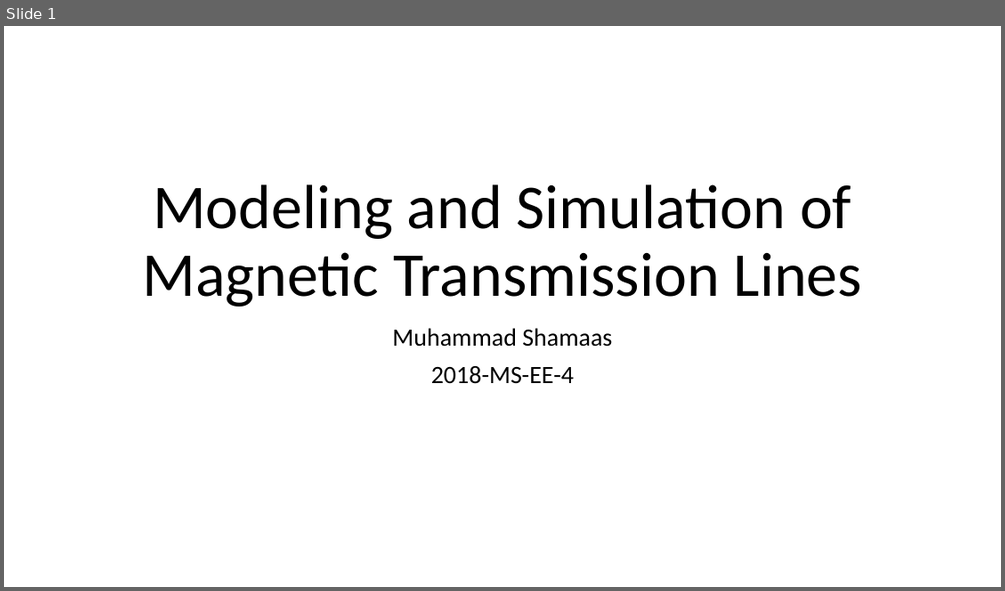
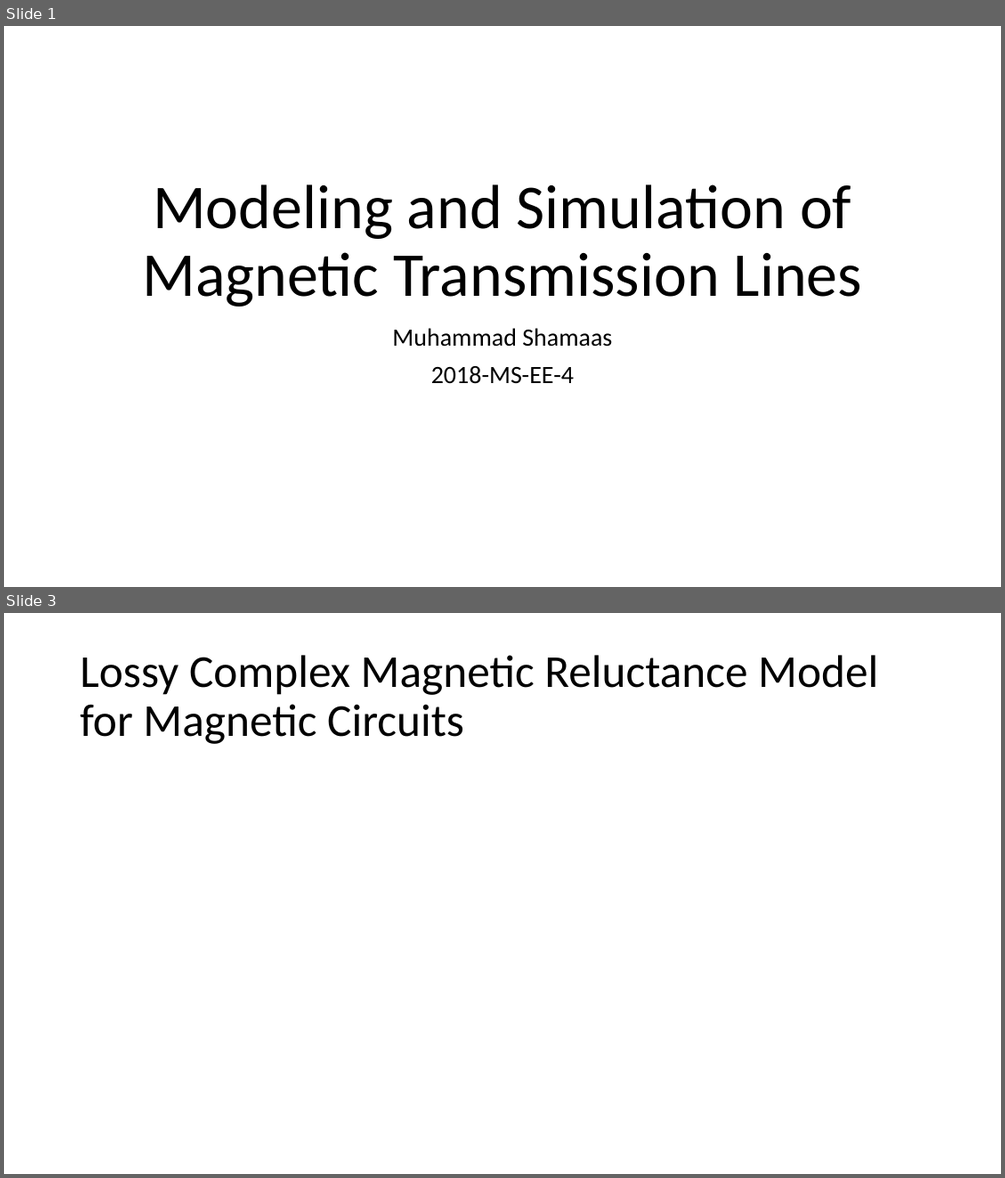
Before and after one commit to MuhammadShamaas1997/Electrical-Engineering, a slide deck: Thesis/Magnetic Transmission Lines/Thesis Proposal.pptx. Shown one above the other, each under a label of ours: slide 1 before the commit, slides 1 and 3 after it; the slides between them are not shown. The pictures are 1005x591 and 1005x1178 pixels, drawn with LibreOffice and Linux fonts; fonts in the diff are those of the drawing; grey boxes stand for pictures. Boxes give left, top, right and bottom in pixels: in the first picture for what was removed or moved away, otherwise in the second. Text is boxed around its words. In the diff, an @@ line names an element or a change of style, - is before the commit and + after.

```diff
--- a/Thesis/Magnetic Transmission Lines/Thesis Proposal.pptx
+++ b/Thesis/Magnetic Transmission Lines/Thesis Proposal.pptx
@@ slide 3 added at [4, 613, 1001, 1174], background #FFFFFF @@
@@ title added at [80, 655, 878, 744], 44 pt, text #000000 @@
+Lossy Complex Magnetic Reluctance Model for Magnetic Circuits
```
Also in this commit, not shown: 1 slide changed, 1 other slide added.
